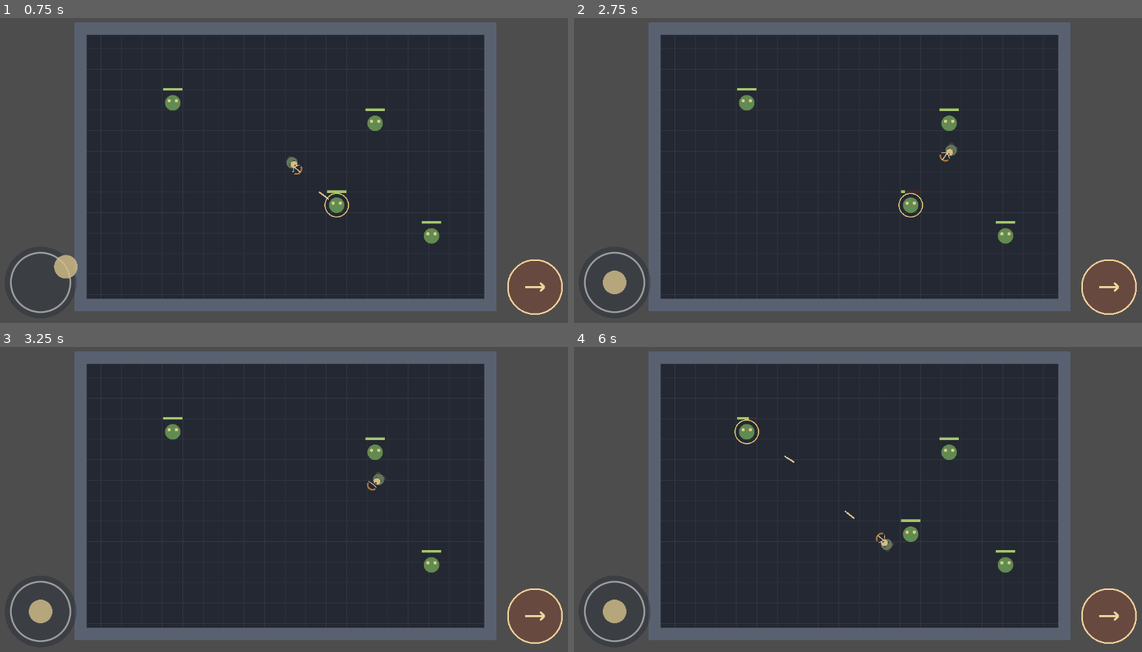
Above: before the commit, frames 1-4 (two rows, left to right).
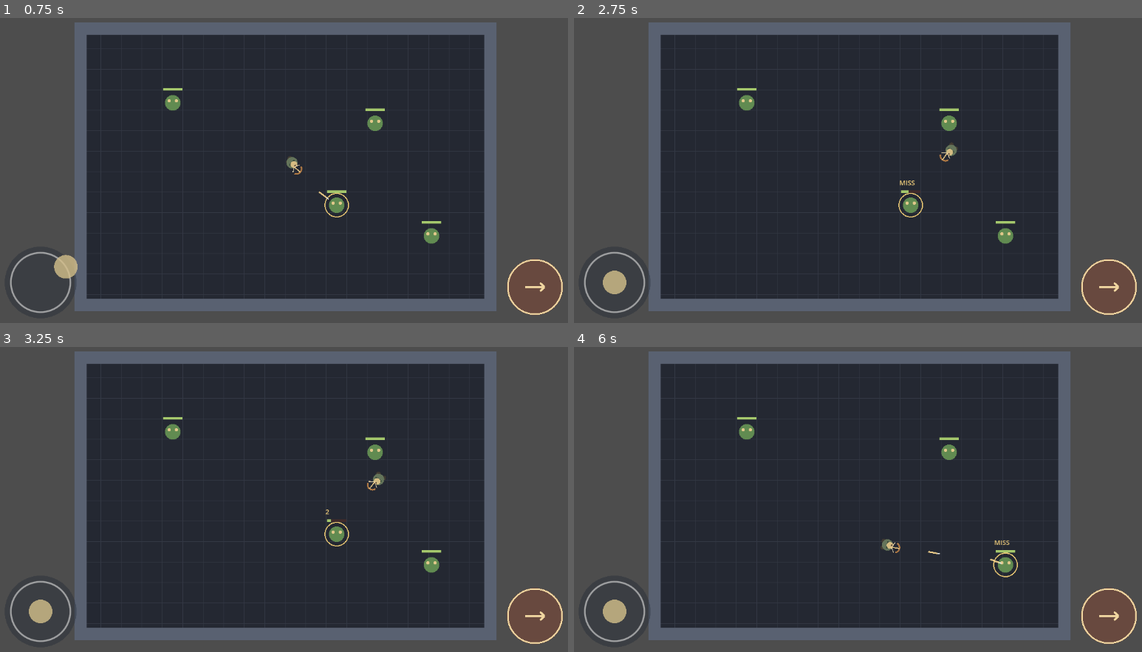
Above: after the commit, the same moments.

Repository: Jonty303/Project-Gauntlands
Game: Godot game, scene res://scenes/main.tscn
Two runs of this game, one before a commit and one after it. Both use one fixed random seed, a clock stepped at 60 frames per second and the inputs below.
Inputs (mouse positions are in pixels of both pictures, inside the frame that each line leads up to):
- Up to frame 1 (0.75 s): tap Enter at 0.5 s; drag from (39, 283) to (346, 94) at 0.52 s
- Up to frame 2 (2.75 s): drag from (1107, 286) to (829, 234) at 1.27 s; move the mouse to (920, 94) at 2.02 s; hold D (move_right) from 2.03 s (still down); hold Space (attack) from 2.03 s (still down)
- Up to frame 3 (3.25 s): release D (move_right) at 2.75 s; release Space (attack) at 2.75 s; drag from (255, 563) to (107, 444) at 2.77 s
- Up to frame 4 (6 s): tap Space (attack) at 3.5 s; move the mouse to (1034, 545) at 3.52 s; hold A (move_left) 3.53-4.25 s; hold Space (attack) 3.53-4.25 s; drag from (681, 444) to (772, 414) at 4.27 s; move the mouse to (886, 496) at 5.02 s; hold S (move_down) 5.03-5.75 s; hold Space (attack) 5.03-5.75 s; click (886, 496) at 5.17 s; drag from (772, 414) to (738, 511) at 5.77 s

Frame 1 is identical in both runs. In frame 2, less than 0.1% of the frame differs, in the area x 57-61%, y 53-58%; in frame 3, 0.2%; in frame 4, 0.5%, in the area x 28-79%, y 23-76%.

Commit message:
Resolve physical arrow hits using RPG hit miss crit and damage

Diff:
--- a/scripts/goblin.gd
+++ b/scripts/goblin.gd
@@ -1,18 +1,29 @@
 extends Node2D
-## Stationary practice goblin. Can be replaced with an enemy scene later.
-
-const MAX_HEALTH := 5
+## Stationary training goblin with prototype RPG feedback.
+const CombatResolver = preload("res://scripts/combat_resolver.gd")
+const MAX_HEALTH := 10
 var health: int = MAX_HEALTH
 var alive: bool = true
+var combat_text: String = ""
+var combat_text_time: float = 0.0
 
 func _ready() -> void:
     add_to_group("enemies")
     queue_redraw()
 
+func _process(delta: float) -> void:
+    if combat_text_time > 0.0:
+        combat_text_time -= delta
+        queue_redraw()
+
 func take_hit() -> void:
     if not alive:
         return
-    health -= 1
+    var result: Dictionary = CombatResolver.resolve()
+    var damage: int = result["damage"]
+    combat_text = result["result"] if damage == 0 else str(damage) + (" CRIT!" if result["result"] == "CRIT!" else "")
+    combat_text_time = 0.7
+    health -= damage
     if health <= 0:
         alive = false
         remove_from_group("enemies")
@@ -26,10 +37,11 @@
     queue_redraw()
 
 func _draw() -> void:
-    if not alive:
-        return
-    draw_circle(Vector2.ZERO, 15.0, Color("#618b51"))
-    draw_circle(Vector2(-7, -4), 3.0, Color("#e0c88a"))
-    draw_circle(Vector2(7, -4), 3.0, Color("#e0c88a"))
-    draw_rect(Rect2(-19, -29, 38, 5), Color("#402b2b"))
-    draw_rect(Rect2(-19, -29, 38.0 * health / MAX_HEALTH, 5), Color("#a5c86c"))
+    if alive:
+        draw_circle(Vector2.ZERO, 15.0, Color("#618b51"))
+        draw_circle(Vector2(-7, -4), 3.0, Color("#e0c88a"))
+        draw_circle(Vector2(7, -4), 3.0, Color("#e0c88a"))
+        draw_rect(Rect2(-19, -29, 38, 5), Color("#402b2b"))
+        draw_rect(Rect2(-19, -29, 38.0 * health / MAX_HEALTH, 5), Color("#a5c86c"))
+    if combat_text_time > 0.0:
+        draw_string(ThemeDB.fallback_font, Vector2(-22, -39), combat_text, HORIZONTAL_ALIGNMENT_LEFT, -1, 13, Color("#f4d17d"))
